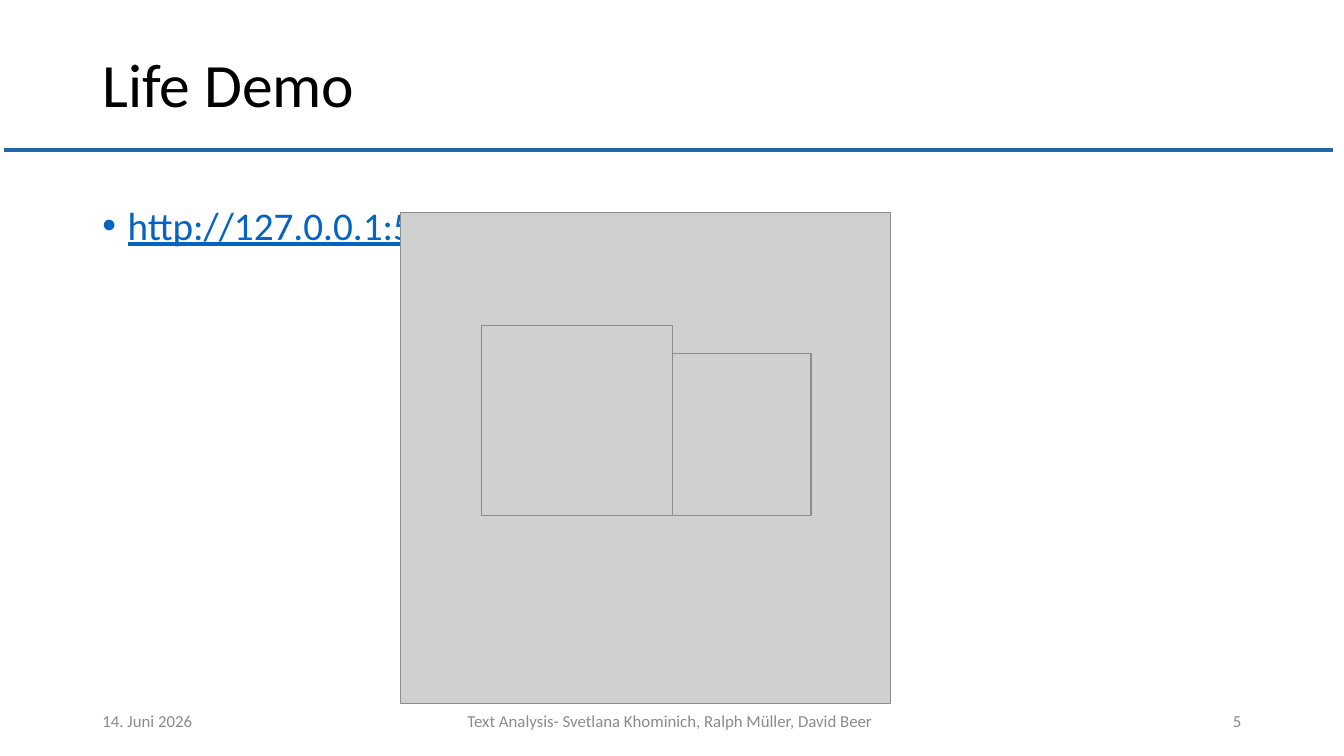
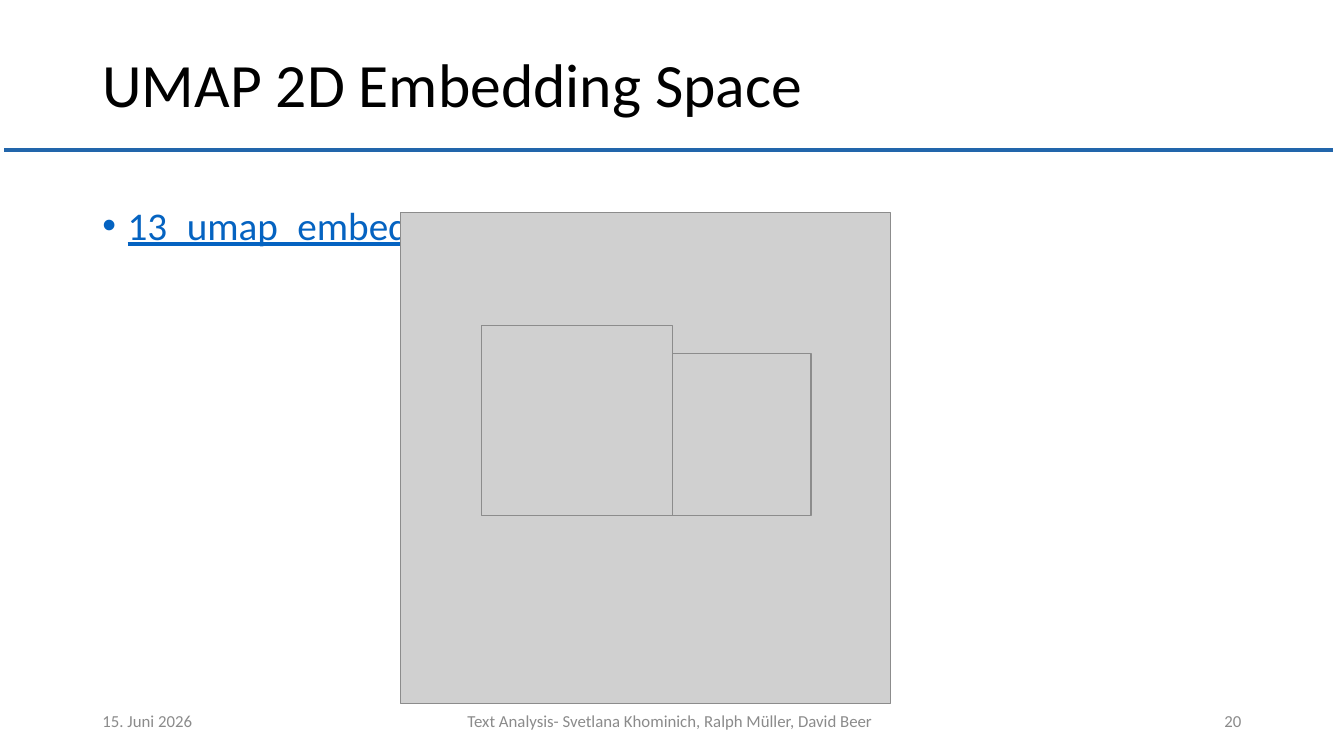
Before and after one commit to muellR/text_analysis, a slide deck: slide 20 of presentation/ln_text_analysis.pptx (slide 5 before the commit). Drawn at 1344x756 pixels with LibreOffice and Linux fonts; fonts in the diff are those of the drawing; grey boxes stand for pictures; background and template pictures are left out. Boxes give left, top, right and bottom in pixels: in the first picture for what was removed or moved away, otherwise in the second. Text is boxed around its words. In the diff, an @@ line names an element or a change of style, - is before the commit and + after.

```diff
--- a/presentation/ln_text_analysis.pptx
+++ b/presentation/ln_text_analysis.pptx
@@ title at [102, 64, 802, 118]: text changed @@
-Life Demo
+UMAP 2D Embedding Space
@@ text at [128, 207, 671, 250]: text changed @@
-• http://127.0.0.1:5000
+• 13_umap_embedding_space.html
@@ text at [102, 715, 192, 727]: text changed @@
-14. Juni 2026
+15. Juni 2026
@@ page number at [1224, 716, 1241, 727]: text changed @@
-5
+20
```
Also in this commit, not shown: 4 other slides changed, 16 slides added, 8 other files.
